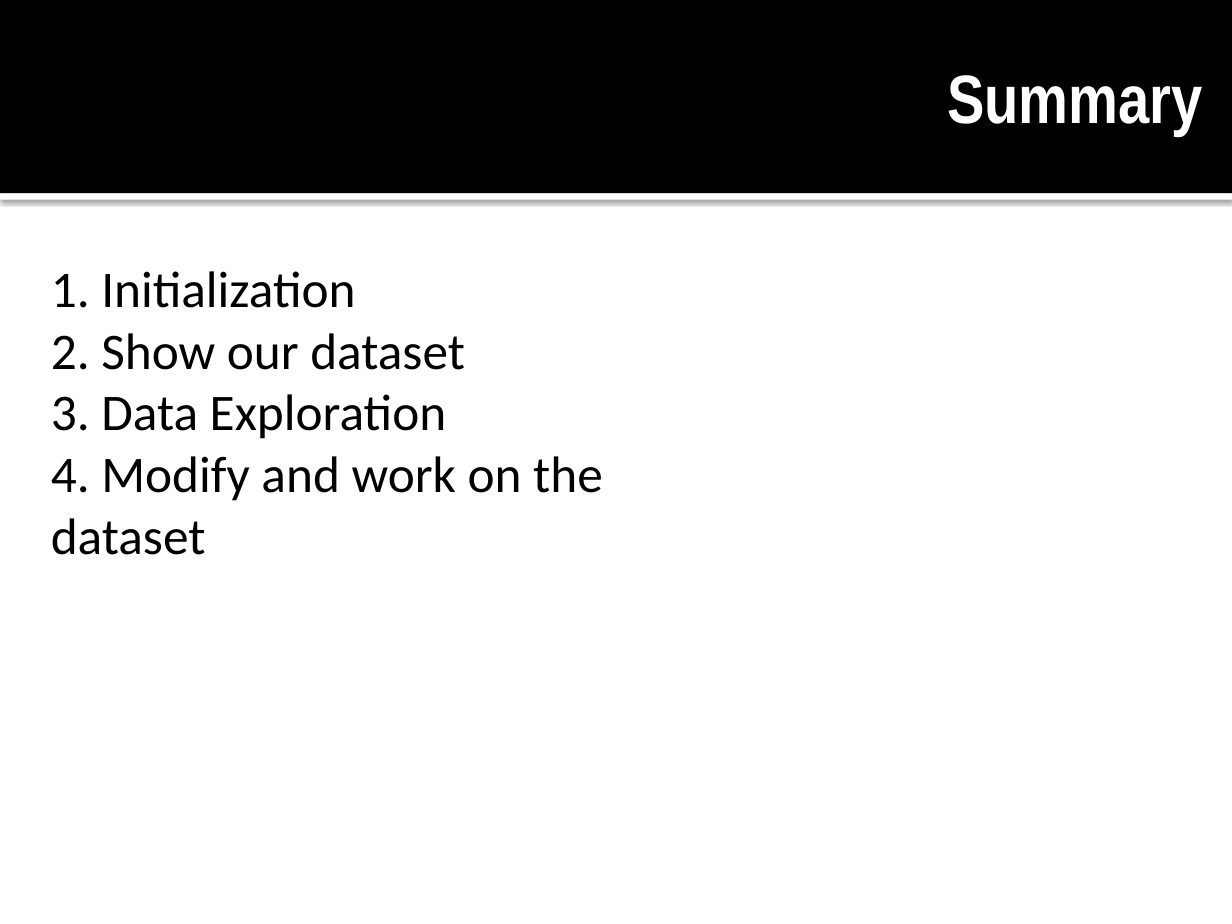
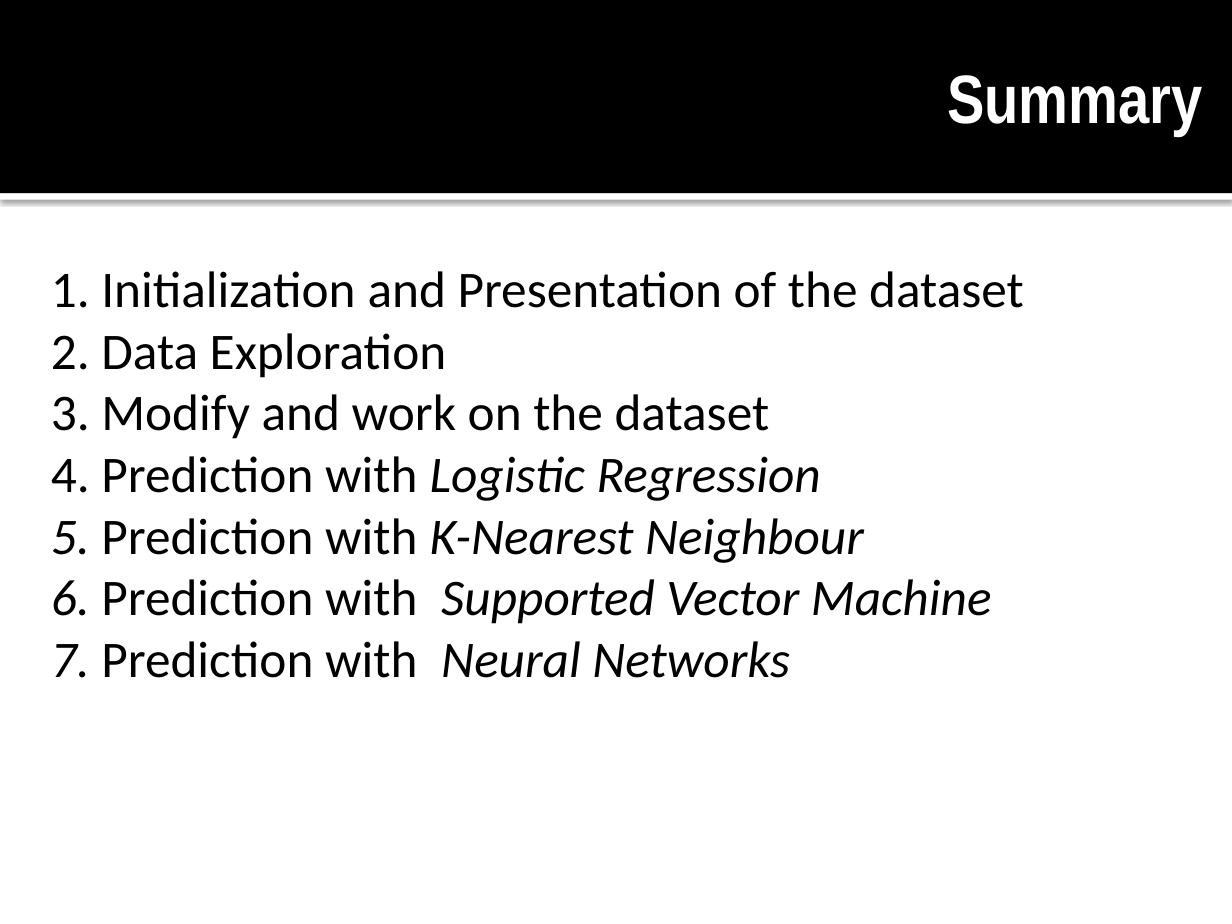
Before and after one commit to TarazGr/FDS-Final, a slide deck: slide 3 of new.pptx. Drawn at 1232x924 pixels with LibreOffice and Linux fonts; fonts in the diff are those of the drawing. Boxes give left, top, right and bottom in pixels: in the first picture for what was removed or moved away, otherwise in the second. Text is boxed around its words. In the diff, an @@ line names an element or a change of style, - is before the commit and + after.

Commit message:
powerpoint updated

```diff
--- a/new.pptx
+++ b/new.pptx
@@ text at (51, 271, 1024, 678): text changed @@
-1. Initialization
-2. Show our dataset
-3. Data Exploration
-4. Modify and work on the dataset
+1. Initialization and Presentation of the dataset
+2. Data Exploration
+3. Modify and work on the dataset
+4. Prediction with Logistic Regression
+5. Prediction with K-Nearest Neighbour
+6. Prediction with Supported Vector Machine
+7. Prediction with Neural Networks
```
Also in this commit, not shown: 6 other slides changed, 7 slides added, 1 other file.
